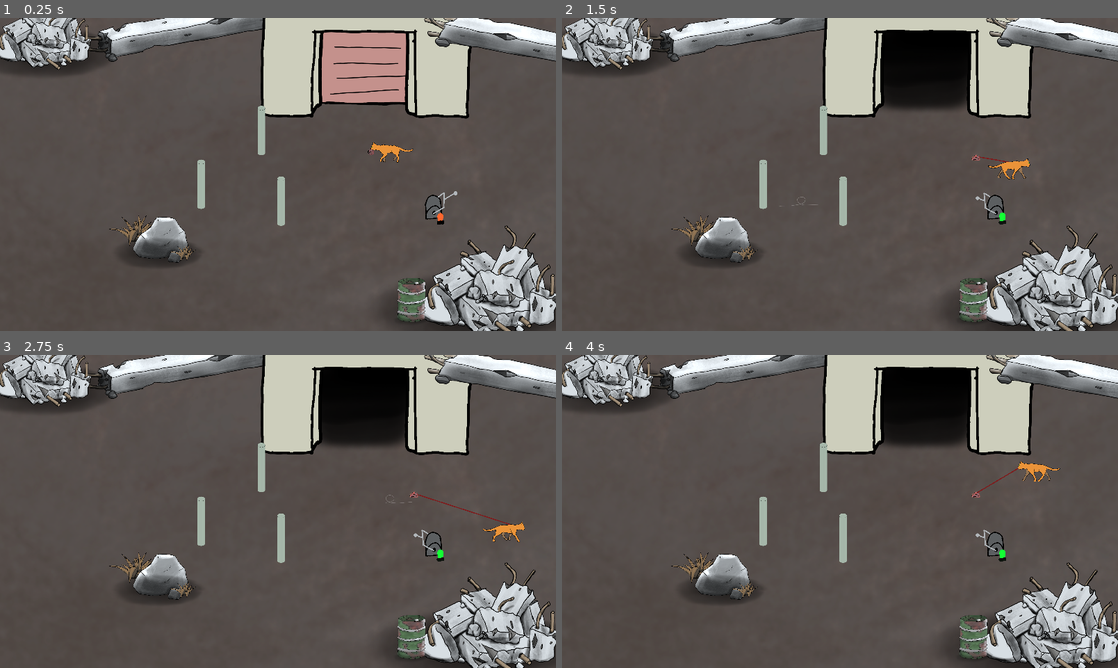
Above: before the commit, frames 1-4 (two rows, left to right).
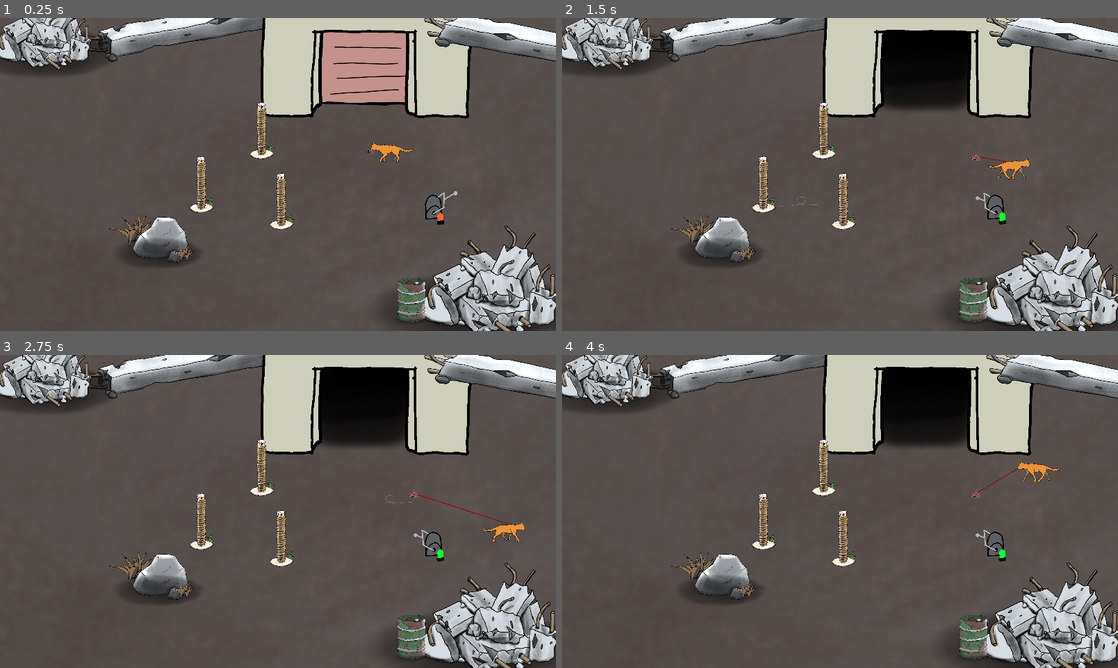
Above: after the commit, the same moments.

Repository: Flodurs/Godotwildjam63
Game: Godot game, scene res://szenen/Levels/level_1.tscn
Two runs of this game, one before a commit and one after it. Both use one fixed random seed, a clock stepped at 60 frames per second and the inputs below.
Inputs:
- Up to frame 1 (0.25 s): no input
- Up to frame 2 (1.5 s): tap Enter at 0.5 s; hold D (mRight) 0.53-1.28 s; tap E (wolleInteraktion) at 0.6, 1.35 s; hold S (mDown) from 1.28 s (still down)
- Up to frame 3 (2.75 s): release S (mDown) at 2.03 s; hold D (mRight) from 2.03 s (still down); tap E (wolleInteraktion) at 2.1 s
- Up to frame 4 (4 s): release D (mRight) at 2.78 s; hold W (mUp) 2.78-3.53 s; tap E (wolleInteraktion) at 2.85, 3.6 s; hold A (mLeft) from 3.53 s (still down)

The runs differ from the first frame. In frame 1, 1.0% of the frame differs, in the area x 34-53%, y 27-68%; in frame 2, 1.0%; in frame 3, 1.0%; in frame 4, 1.0%.

Commit message:
ass sets

Diff:
--- a/szenen/Levels/level_1.tscn
+++ b/szenen/Levels/level_1.tscn
@@ -3,24 +3,42 @@
 [ext_resource type="PackedScene" uid="uid://ct8c5s7tamylk" path="res://szenen/level/Level.tscn" id="1_chtnv"]
 [ext_resource type="PackedScene" uid="uid://d0sprmhk4yyal" path="res://szenen/objekte/Pillar.tscn" id="2_088v0"]
 [ext_resource type="Script" path="res://szenen/Levels/level_1.gd" id="2_a1d08"]
-[ext_resource type="PackedScene" uid="uid://38776gmtrgq8" path="res://szenen/objekte/rock.tscn" id="3_ore7q"]
-[ext_resource type="PackedScene" uid="uid://bl75k08wo6xhn" path="res://szenen/objekte/grass.tscn" id="4_ssknb"]
-[ext_resource type="PackedScene" uid="uid://b3yj2axpflnrq" path="res://szenen/objekte/concrete_pile.tscn" id="5_43jcn"]
-[ext_resource type="PackedScene" path="res://szenen/objekte/fass.tscn" id="6_a6yn4"]
-[ext_resource type="PackedScene" uid="uid://5cgyo1yuenvq" path="res://szenen/objekte/long_concrete.tscn" id="8_8a4ay"]
-[ext_resource type="PackedScene" uid="uid://djrura0ipe3nw" path="res://szenen/objekte/wind_emitter.tscn" id="9_k7bob"]
+[ext_resource type="PackedScene" path="res://szenen/objekte/rock.tscn" id="3_ore7q"]
+[ext_resource type="PackedScene" path="res://szenen/objekte/grass.tscn" id="4_ssknb"]
+[ext_resource type="PackedScene" path="res://szenen/objekte/concrete_pile.tscn" id="5_43jcn"]
+[ext_resource type="PackedScene" uid="uid://d3tvtvy7u3jp4" path="res://szenen/objekte/fass.tscn" id="6_a6yn4"]
+[ext_resource type="PackedScene" path="res://szenen/objekte/long_concrete.tscn" id="8_8a4ay"]
+[ext_resource type="PackedScene" path="res://szenen/objekte/wind_emitter.tscn" id="9_k7bob"]
 [ext_resource type="Texture2D" uid="uid://bg5ashs80v1nv" path="res://assets/sprites/Background/floor.png" id="10_kppow"]
 [ext_resource type="Texture2D" uid="uid://bdwmuot6ok2uy" path="res://assets/sprites/Objects/Shadow.png" id="12_bgoay"]
-[ext_resource type="PackedScene" uid="uid://c8tfpt2p2vro2" path="res://szenen/objekte/schalter.tscn" id="13_1k5b6"]
+[ext_resource type="PackedScene" path="res://szenen/objekte/schalter.tscn" id="13_1k5b6"]
 [ext_resource type="PackedScene" uid="uid://bnaxmo8xg4yjm" path="res://szenen/objekte/door.tscn" id="14_elfmc"]
 
 [node name="level1" groups=["Level"] instance=ExtResource("1_chtnv")]
 script = ExtResource("2_a1d08")
 
-[node name="WindEmitter" parent="." index="0" instance=ExtResource("9_k7bob")]
+[node name="Shadows@Sprite2D" type="Sprite2D" parent="." index="0"]
+modulate = Color(1, 1, 1, 0.756863)
+position = Vector2(960, 676)
+scale = Vector2(1, 0.36)
+texture = ExtResource("12_bgoay")
+
+[node name="Shadows@Sprite2D2" type="Sprite2D" parent="." index="1"]
+modulate = Color(1, 1, 1, 0.686275)
+position = Vector2(-1164, -596)
+scale = Vector2(0.708, 0.255)
+texture = ExtResource("12_bgoay")
+
+[node name="Shadows@Sprite2D3" type="Sprite2D" parent="." index="2"]
+modulate = Color(1, 1, 1, 0.627451)
+position = Vector2(-596, 392)
+scale = Vector2(0.43, 0.155)
+texture = ExtResource("12_bgoay")
+
+[node name="WindEmitter" parent="." index="3" instance=ExtResource("9_k7bob")]
 metadata/_edit_lock_ = true
 
-[node name="Katze" parent="." index="1"]
+[node name="Katze" parent="." index="4"]
 position = Vector2(548, -71)
 
 [node name="Rock" parent="Objects" index="0" instance=ExtResource("3_ore7q")]
@@ -62,45 +80,24 @@
 [node name="Pillar3" parent="Pillars" index="2" instance=ExtResource("2_088v0")]
 position = Vector2(15, 244)
 
-[node name="Backgorund" type="Sprite2D" parent="." index="6"]
+[node name="Backgorund" type="Sprite2D" parent="." index="9"]
 z_index = -4
 scale = Vector2(2, 2)
 texture = ExtResource("10_kppow")
 metadata/_edit_lock_ = true
-
-[node name="CanvasModulate" type="CanvasModulate" parent="." index="7"]
-top_level = true
-color = Color(0.776471, 0.811765, 0.839216, 1)
-
-[node name="DirectionalLight2D" type="DirectionalLight2D" parent="." index="8"]
-position = Vector2(-2559, -1314)
-rotation = -0.785398
-energy = 0.42
-height = 1.0
-
-[node name="Shadows" parent="." index="9"]
-z_index = -1
-
-[node name="Sprite2D" type="Sprite2D" parent="Shadows" index="0"]
-modulate = Color(1, 1, 1, 0.756863)
-position = Vector2(960, 676)
-scale = Vector2(1, 0.36)
-texture = ExtResource("12_bgoay")
-
-[node name="Sprite2D2" type="Sprite2D" parent="Shadows" index="1"]
-modulate = Color(1, 1, 1, 0.686275)
-position = Vector2(-1164, -596)
-scale = Vector2(0.708, 0.255)
-texture = ExtResource("12_bgoay")
-
-[node name="Sprite2D3" type="Sprite2D" parent="Shadows" index="2"]
-modulate = Color(1, 1, 1, 0.627451)
-position = Vector2(-596, 392)
-scale = Vector2(0.43, 0.155)
-texture = ExtResource("12_bgoay")
 
 [node name="Schalter" parent="." index="10" instance=ExtResource("13_1k5b6")]
 position = Vector2(783, 164)
 
 [node name="Door" parent="." index="11" instance=ExtResource("14_elfmc")]
 position = Vector2(435, -693)
+
+[node name="CanvasModulate" type="CanvasModulate" parent="." index="12"]
+top_level = true
+color = Color(0.776471, 0.811765, 0.839216, 1)
+
+[node name="DirectionalLight2D" type="DirectionalLight2D" parent="." index="13"]
+position = Vector2(-2559, -1314)
+rotation = -0.785398
+energy = 0.42
+height = 1.0
--- a/szenen/objekte/Pillar.tscn
+++ b/szenen/objekte/Pillar.tscn
@@ -1,7 +1,7 @@
 [gd_scene load_steps=6 format=3 uid="uid://d0sprmhk4yyal"]
 
 [ext_resource type="Script" path="res://szenen/objekte/Pillar.gd" id="1_8weh0"]
-[ext_resource type="Texture2D" uid="uid://ctj2ku0io2qlh" path="res://assets/sprites/pillar_prelim.png" id="2_lqvg6"]
+[ext_resource type="Texture2D" uid="uid://dxrmy4vob55pj" path="res://assets/sprites/Objects/Kratzbaum.png" id="2_64scr"]
 [ext_resource type="Script" path="res://szenen/objekte/colArea1.gd" id="3_0bggv"]
 
 [sub_resource type="CircleShape2D" id="CircleShape2D_syccy"]
@@ -14,9 +14,9 @@
 script = ExtResource("1_8weh0")
 
 [node name="pillarIMage" type="Sprite2D" parent="."]
-position = Vector2(0, -139)
-scale = Vector2(0.6, 0.6)
-texture = ExtResource("2_lqvg6")
+position = Vector2(10, -90)
+scale = Vector2(0.375, 0.375)
+texture = ExtResource("2_64scr")
 
 [node name="CollisionShape2D" type="CollisionShape2D" parent="."]
 scale = Vector2(1, 0.5)
Not shown, changed: assets/catDOOOOOr.afdesign
Not shown, changed: assets/spiked_barricade.afdesign
